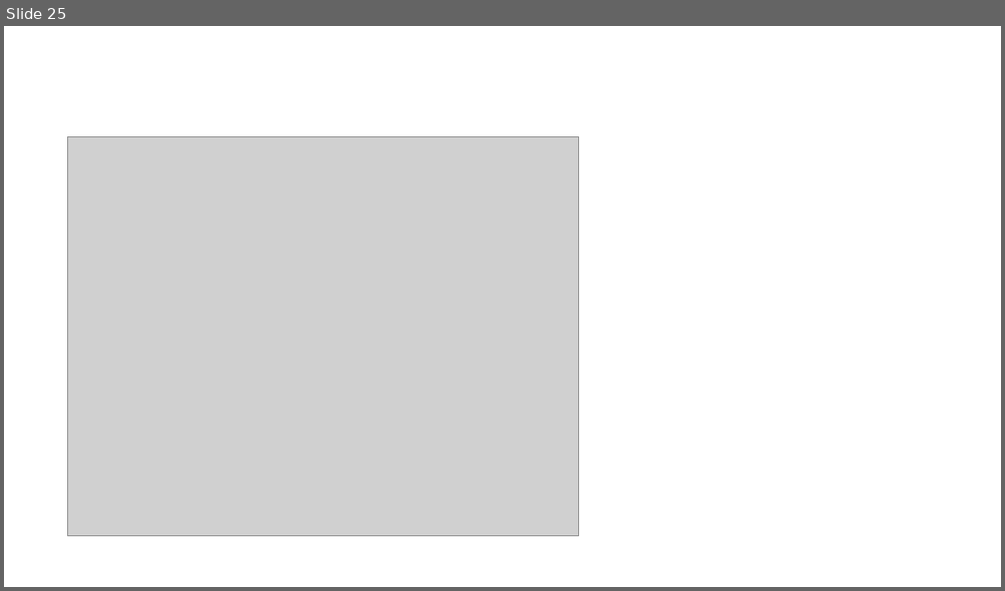
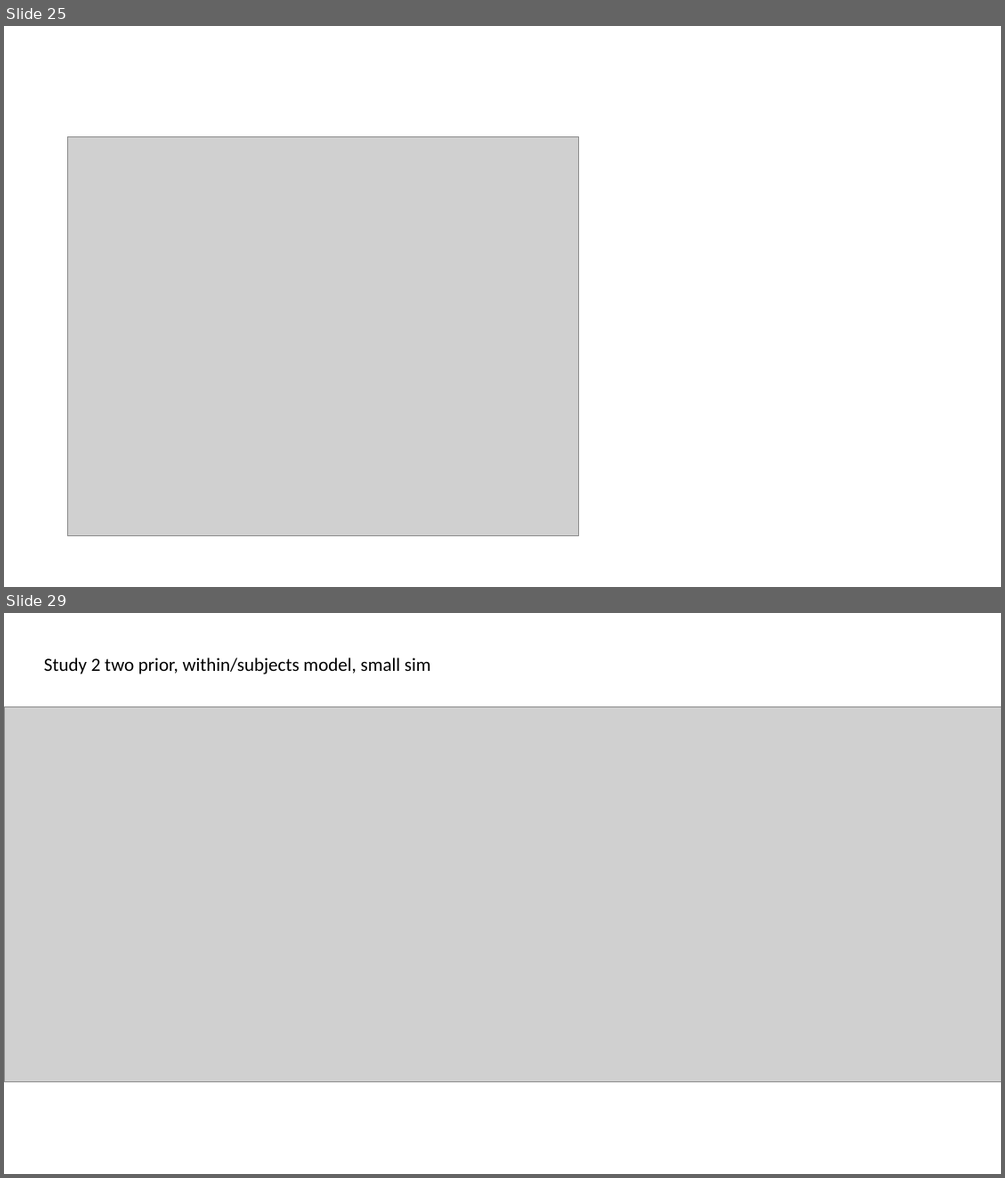
Before and after one commit to nicholasfurl/Forensic-beads-paper-1, a slide deck: forensic_beads_some_slides/forensic_beads.pptx. Shown one above the other, each under a label of ours: slide 25 before the commit, slides 25 and 29 after it; the slides between them are not shown. The pictures are 1005x591 and 1005x1178 pixels, drawn with LibreOffice and Linux fonts; fonts in the diff are those of the drawing; grey boxes stand for pictures. Boxes give left, top, right and bottom in pixels: in the first picture for what was removed or moved away, otherwise in the second. Text is boxed around its words. In the diff, an @@ line names an element or a change of style, - is before the commit and + after.

Commit message:
finished study 2 (w/n parts) param recovery and simplification

```diff
--- a/forensic_beads_some_slides/forensic_beads.pptx
+++ b/forensic_beads_some_slides/forensic_beads.pptx
@@ slide 29 added at (x1=4, y1=613, x2=1001, y2=1174), background #FFFFFF @@
@@ text added at (x1=44, y1=657, x2=431, y2=674), 18 pt, text #000000 @@
+Study 2 two prior, within/subjects model, small sim
@@ picture added at (x1=4, y1=706, x2=1001, y2=1082) @@
```
Also in this commit, not shown: 3 other slides added, 2 slides removed, 9 other files.
